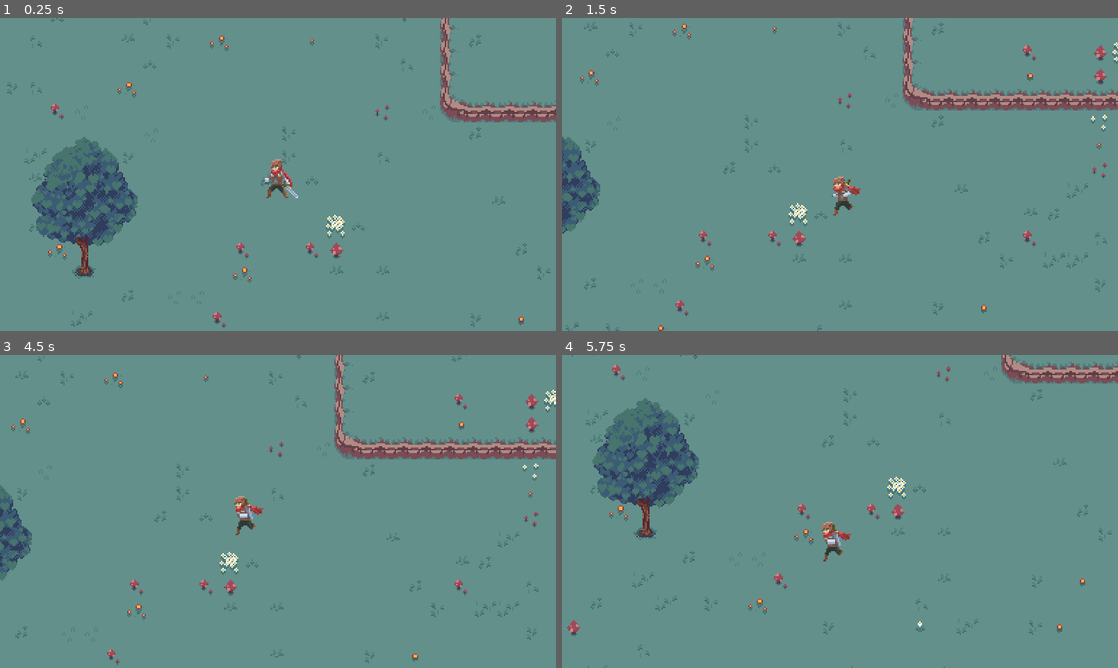
Above: before the commit, frames 1-4 (two rows, left to right).
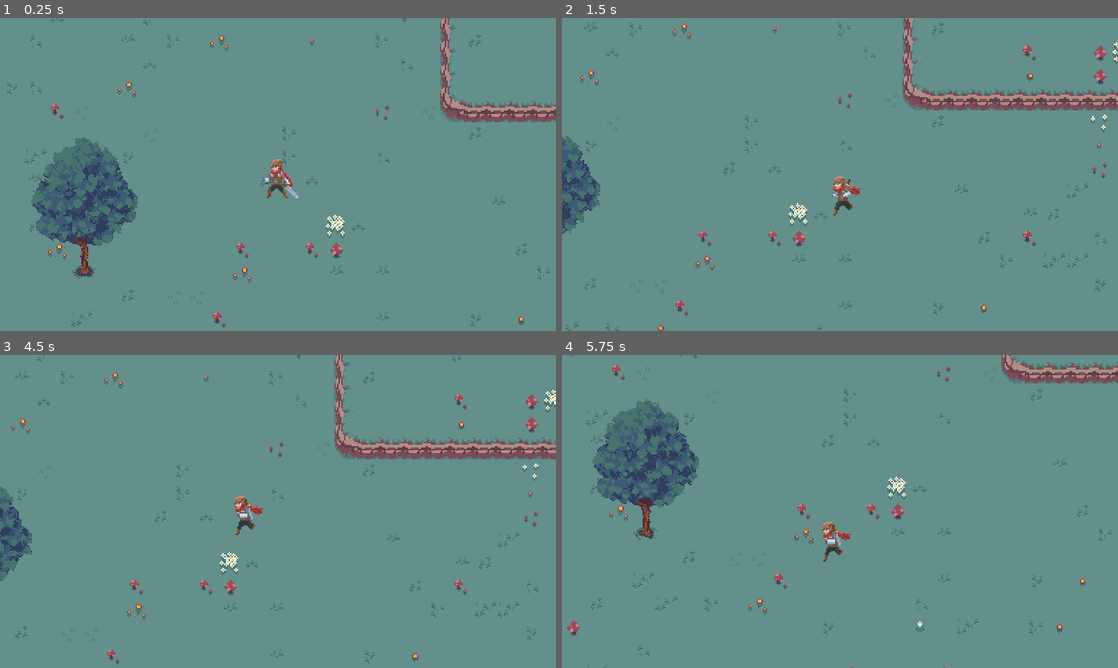
Above: after the commit, the same moments.

Repository: dsmtE/VolcanoPlayground
Game: Godot game, scene res://Levels/game_level.tscn
Two runs of this game, one before a commit and one after it. Both use one fixed random seed, a clock stepped at 60 frames per second and the inputs below.
Inputs:
- Up to frame 1 (0.25 s): no input
- Up to frame 2 (1.5 s): hold D (right) 0.53-1.28 s; hold Down (down) from 1.28 s (still down)
- Up to frame 3 (4.5 s): release Down (down) at 2.03 s; hold D (right) 2.03-2.78 s; hold W (up) 2.78-3.53 s; hold A (left) from 3.53 s (still down)
- Up to frame 4 (5.75 s): release A (left) at 5.03 s; hold Down (down) from 5.03 s (still down)

The runs differ from the first frame. In frame 1, 0.3% of the frame differs, in the area x 5-25%, y 38-82%; in frame 2, 0.1%; in frame 3, 0.1%; in frame 4, 0.4%, in the area x 6-25%, y 13-60%.

Commit message:
✨ Wind pixel distortion shader

Diff:
--- a/Levels/game_level.tscn
+++ b/Levels/game_level.tscn
@@ -1,9 +1,10 @@
-[gd_scene load_steps=8 format=3 uid="uid://d13d1h8afx128"]
+[gd_scene load_steps=10 format=3 uid="uid://d13d1h8afx128"]
 
 [ext_resource type="Texture2D" uid="uid://bxwxfhbon3fxn" path="res://assets/Simple Top Down Forest/GrassNDirt.png" id="1_6lun2"]
 [ext_resource type="PackedScene" uid="uid://dnjp213qsqvhm" path="res://Characters/Adventurer.tscn" id="1_prauu"]
 [ext_resource type="Texture2D" uid="uid://d2vmmexvsi1u4" path="res://assets/Simple Top Down Forest/Cliff.png" id="2_cgrhi"]
 [ext_resource type="Texture2D" uid="uid://b1c336kbjkax3" path="res://assets/Simple Top Down Forest/Trees.png" id="3_tesys"]
+[ext_resource type="Shader" path="res://Shaders/distortion.gdshader" id="5_1lc4j"]
 
 [sub_resource type="TileSetAtlasSource" id="TileSetAtlasSource_hbkgo"]
 texture = ExtResource("1_6lun2")
@@ -244,6 +245,13 @@
 sources/0 = SubResource("TileSetAtlasSource_hbkgo")
 sources/1 = SubResource("TileSetAtlasSource_oxb5u")
 
+[sub_resource type="ShaderMaterial" id="ShaderMaterial_54c85"]
+shader = ExtResource("5_1lc4j")
+shader_parameter/noise_strength = 0.015
+shader_parameter/noise_scale = 20.0
+shader_parameter/wind_speed = 0.2
+shader_parameter/rect_info = Vector4(81, 12, 80, 100)
+
 [node name="GameLevel" type="Node2D"]
 
 [node name="Camera2D" type="Camera2D" parent="."]
@@ -274,6 +282,7 @@
 
 [node name="TreeSprite" type="Sprite2D" parent="."]
 z_index = 3
+material = SubResource("ShaderMaterial_54c85")
 position = Vector2(203, 379)
 scale = Vector2(1.00667, 1)
 texture = ExtResource("3_tesys")
--- /dev/null
+++ b/Shaders/distortion.gdshader
@@ -0,0 +1,47 @@
+shader_type canvas_item;
+
+uniform float noise_strength = 0.0;
+uniform float noise_scale = 50.0;
+uniform float wind_speed = 1.0;
+
+uniform vec4 rect_info;
+
+vec2 random(vec2 uv) {
+    uv = vec2( dot(uv, vec2(127.1,311.7) ), dot(uv, vec2(269.5,183.3) ) );
+    return -1.0 + 2.0 * fract(sin(uv) * 43758.5453123);
+}
+
+float noise(vec2 uv) {
+    vec2 uv_index = floor(uv);
+    vec2 uv_fract = fract(uv);
+
+    vec2 blur = smoothstep(0.0, 1.0, uv_fract);
+
+    return mix( mix( dot( random(uv_index + vec2(0.0,0.0) ), uv_fract - vec2(0.0,0.0) ),
+                     dot( random(uv_index + vec2(1.0,0.0) ), uv_fract - vec2(1.0,0.0) ), blur.x),
+                mix( dot( random(uv_index + vec2(0.0,1.0) ), uv_fract - vec2(0.0,1.0) ),
+                     dot( random(uv_index + vec2(1.0,1.0) ), uv_fract - vec2(1.0,1.0) ), blur.x), blur.y) + 0.5;
+}
+
+// Not scoped uniform bug
+vec2 uv_to_region_uv(vec2 uv, vec2 texture_pixel_size) {
+	return (uv-(rect_info.xy*texture_pixel_size))/(rect_info.zw*texture_pixel_size);
+}
+
+vec2 region_uv_to_uv(vec2 region_uv, vec2 texture_pixel_size) {
+	return (rect_info.xy*texture_pixel_size)+region_uv*(rect_info.zw*texture_pixel_size);
+}
+
+vec2 pixalate(vec2 uv, vec2 pixel_size) {
+	return trunc(uv * pixel_size) / pixel_size;
+}
+
+void fragment() {
+	vec2 region_uv = uv_to_region_uv(UV, TEXTURE_PIXEL_SIZE);
+	vec2 pixelated_region_uv = pixalate(region_uv, rect_info.zw);
+	// vec2 pixelated_uv = ceil(UV / pixel_scale) * pixel_scale;
+	float noise = (noise(pixelated_region_uv*noise_scale+TIME*wind_speed)*2.0-1.0);
+
+	COLOR = texture(TEXTURE, region_uv_to_uv(pixelated_region_uv + noise * noise_strength, TEXTURE_PIXEL_SIZE)+TEXTURE_PIXEL_SIZE/2.);
+
+}
